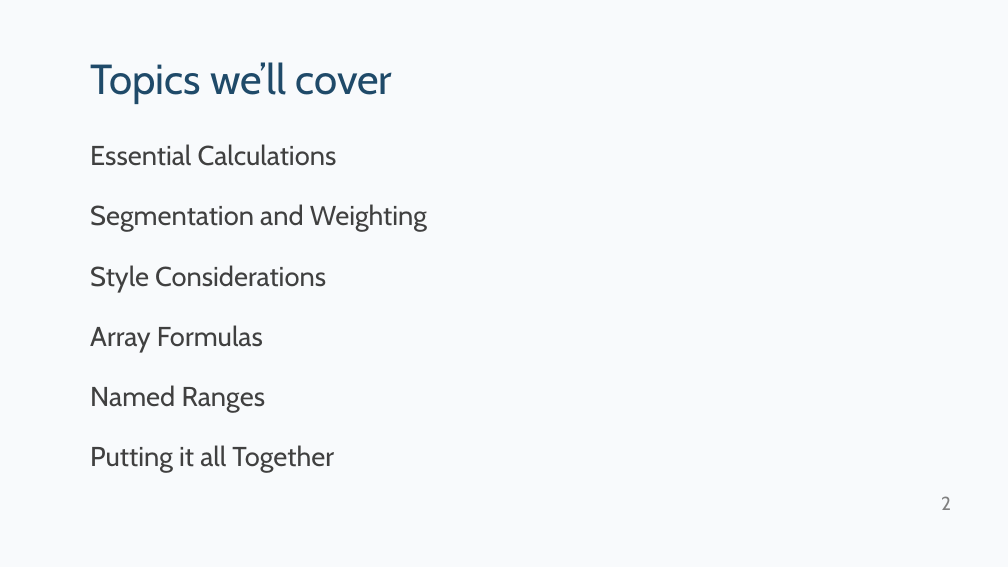
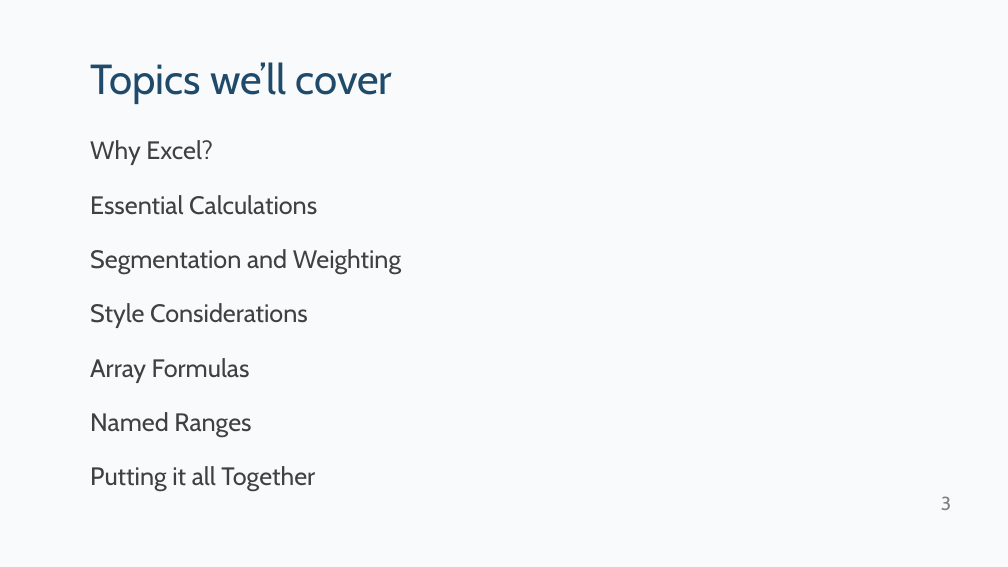
Before and after one commit to kpfairchild/ExcelSimulator, a slide deck: slide 3 of Excel Simulator Tips and Tricks.pptx (slide 2 before the commit). Drawn at 1008x567 pixels with LibreOffice and Linux fonts; fonts in the diff are those of the drawing. Boxes give left, top, right and bottom in pixels: in the first picture for what was removed or moved away, otherwise in the second. Text is boxed around its words. In the diff, an @@ line names an element or a change of style, - is before the commit and + after.

```diff
--- a/Excel Simulator Tips and Tricks.pptx
+++ b/Excel Simulator Tips and Tricks.pptx
@@ text at (x1=90, y1=140, x2=213, y2=165): paragraph added @@
+Why Excel?
@@ text at (x1=90, y1=195, x2=401, y2=491): size 26 to 24.1 pt; line spacing 1.2 to 1.1 @@
@@ page number at (x1=941, y1=496, x2=951, y2=510): text changed @@
-2
+3
```
Also in this commit, not shown: 7 other slides changed, 7 slides added, 3 slides removed, 2 other files.
